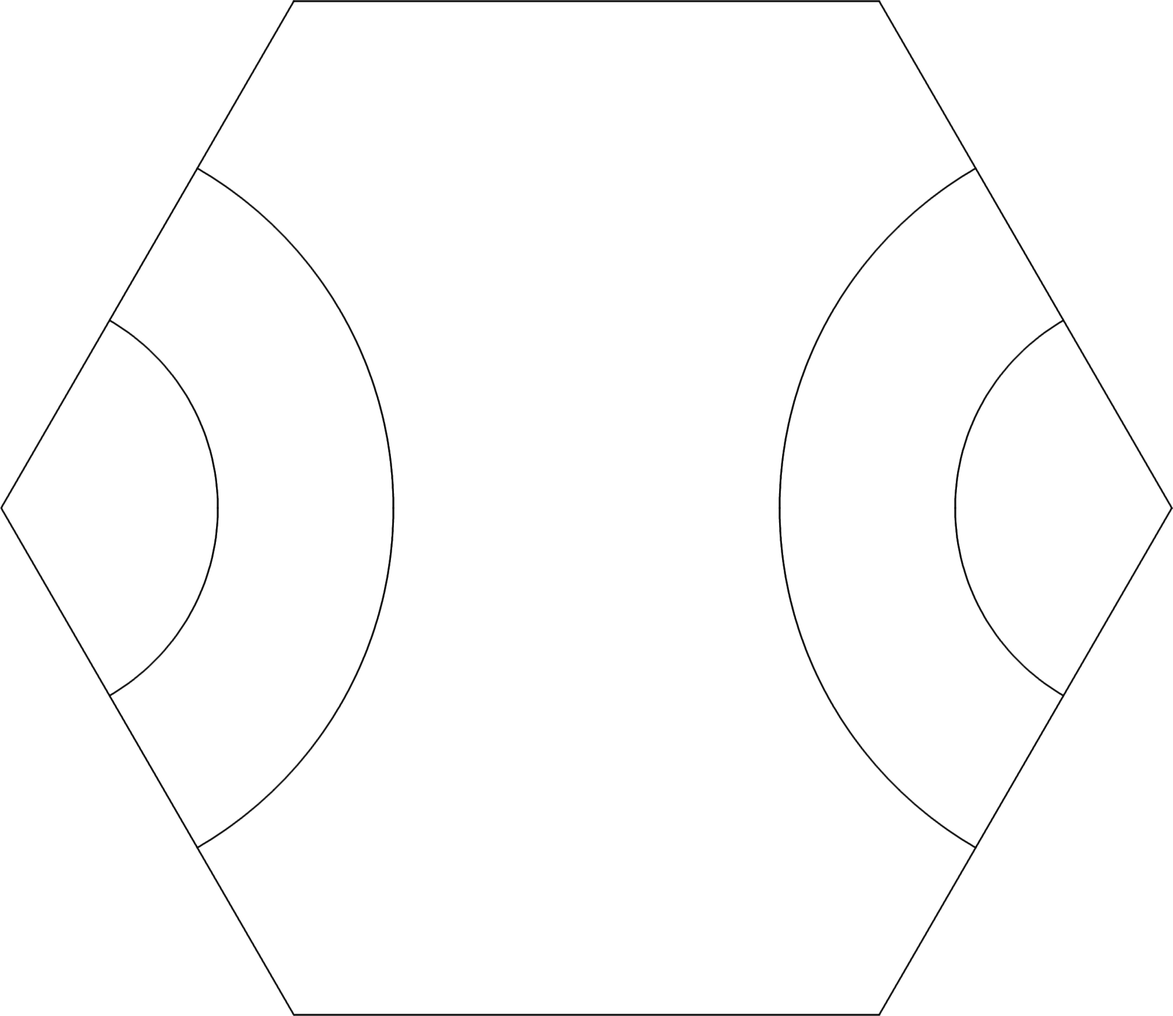
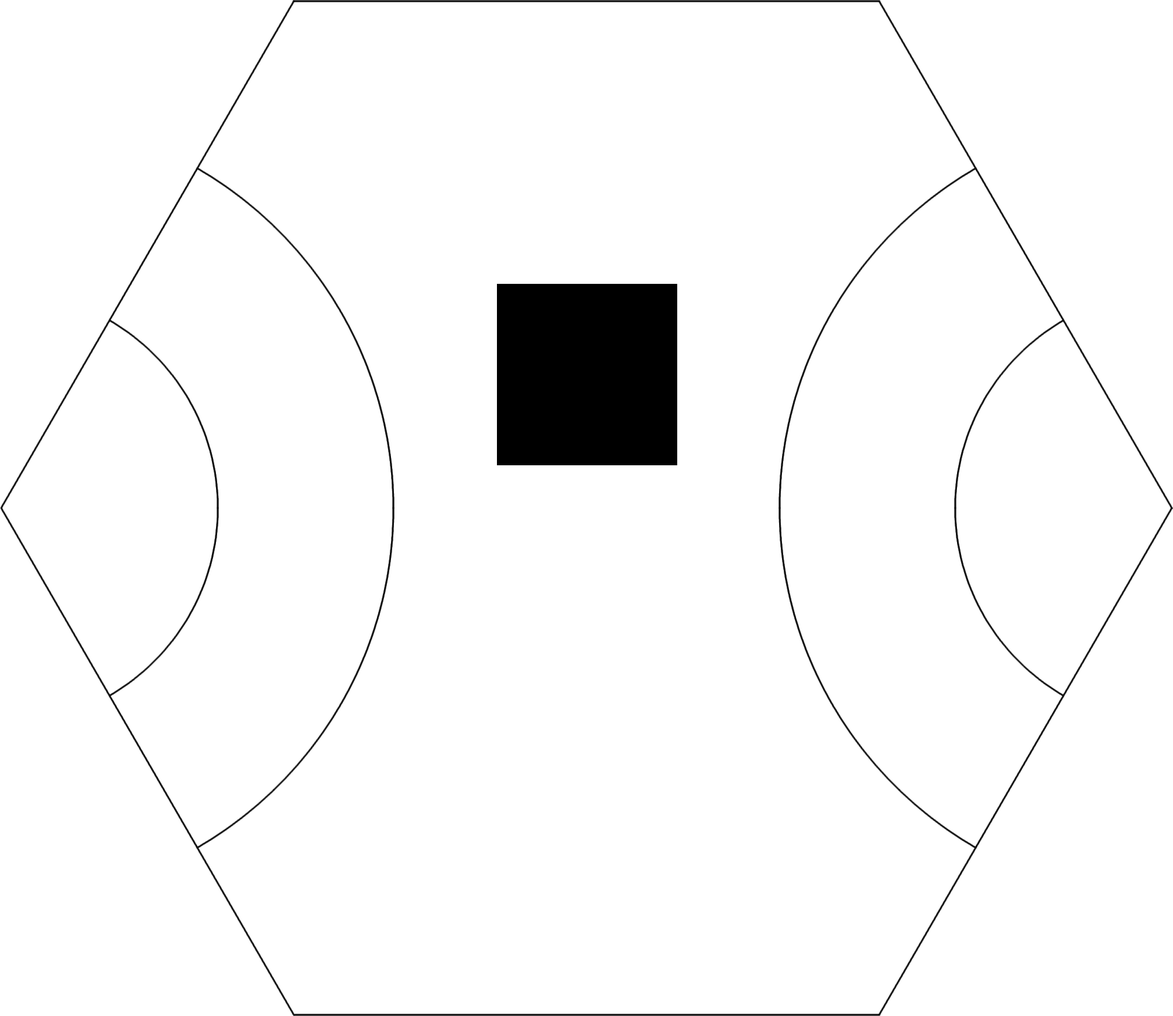
Before/after of a 1173 x 1016 layered artwork. What changed in the layer stack:
added layer "mask vert" above "mask15" over (x1=496, y1=283, x2=678, y2=466)
